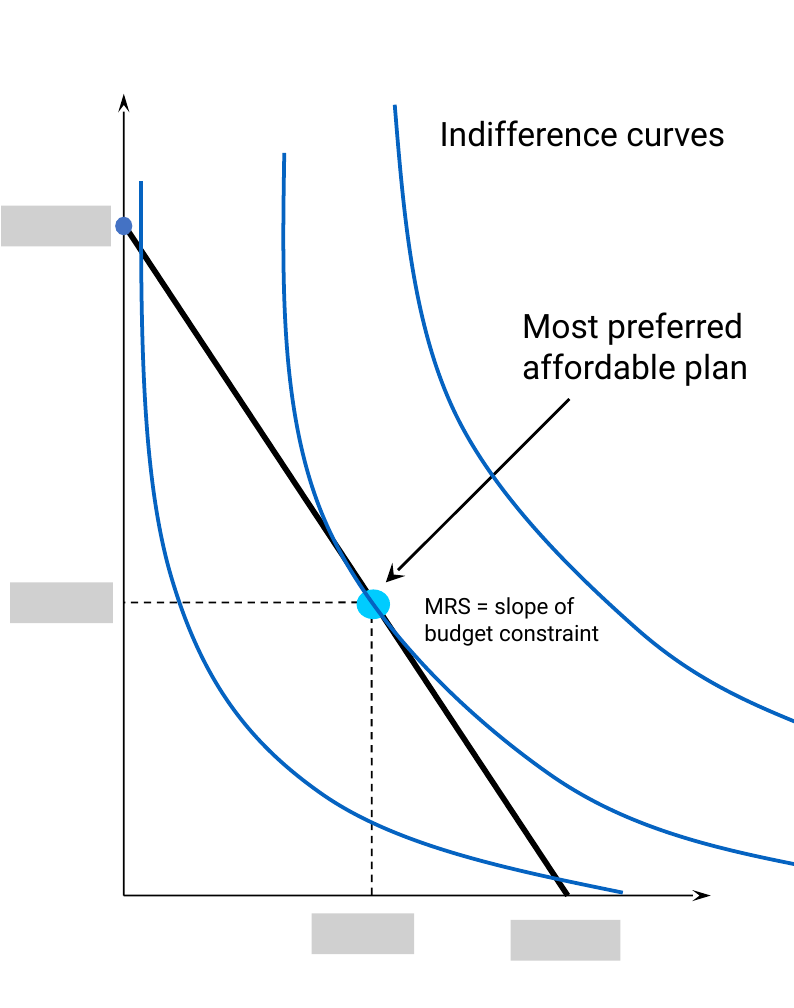
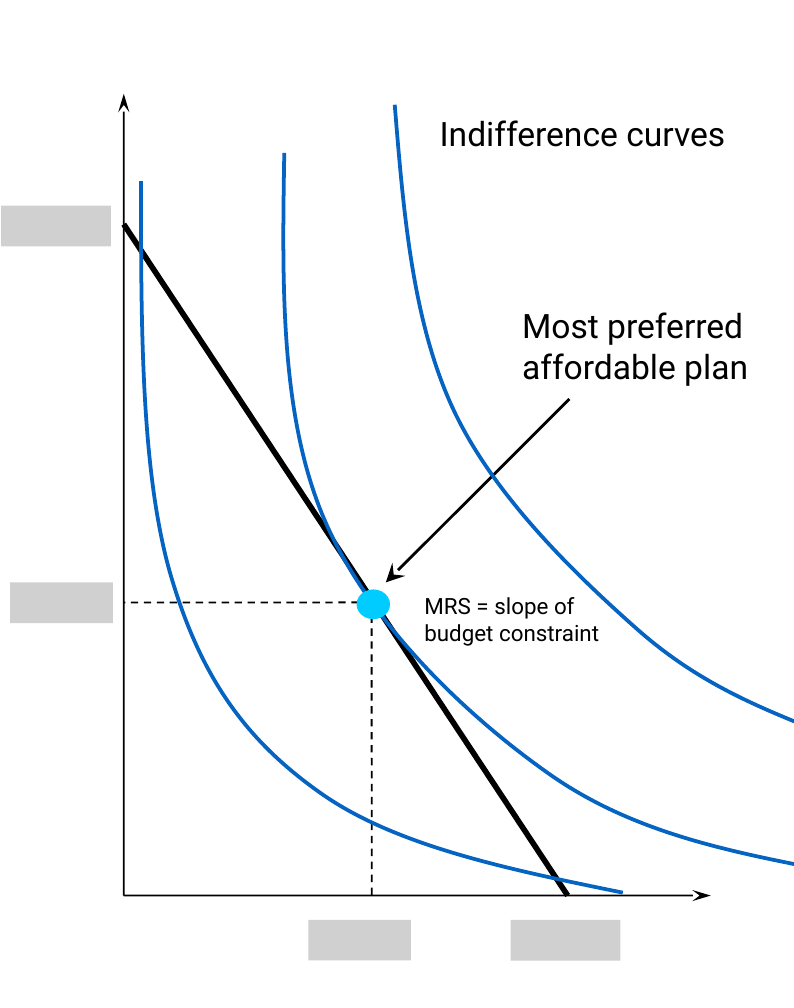
Before and after one commit to peteawag/ECO00001I-A-Microeconomics-II-2019, a slide deck: slide 9 of img/insurance.pptx (slide 7 before the commit). Drawn at 794x1008 pixels with LibreOffice and Linux fonts; fonts in the diff are those of the drawing; grey boxes stand for pictures. Boxes give left, top, right and bottom in pixels: in the first picture for what was removed or moved away, otherwise in the second. Text is boxed around its words. In the diff, an @@ line names an element or a change of style, - is before the commit and + after.

```diff
--- a/img/insurance.pptx
+++ b/img/insurance.pptx
@@ ellipse removed at (116,216,133,235) @@
@@ picture: place and size @@
-picture at (312,914,414,954)
+picture at (308,919,410,959)
```
Also in this commit, not shown: 5 other slides changed, 3 slides added, 1 slide removed, 6 other files.
